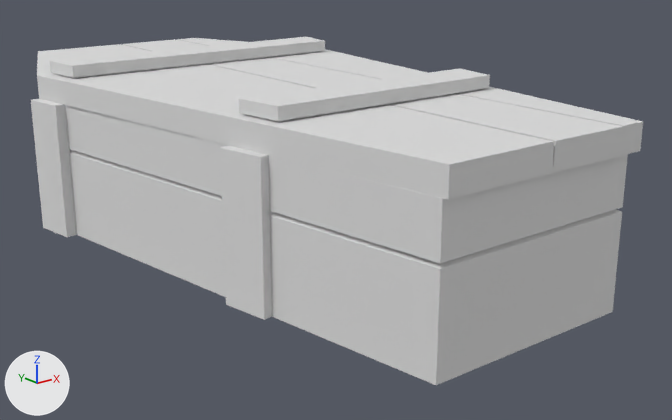
Renders of the glTF model models/ultimate-pack/low-poly-10/t/fantasy-coffin-wood.glb from each side of a commit.
One viewpoint serves both versions: a 50 mm lens placed at (-1.459, -2.105, 0.869), pointed at (0.106, -0.149, 0.086). The axes (+X, +Y, +Z) are drawn at lower left. The lights are the same throughout. The picture after the commit comes second. Where no turn or scale is listed for an object, it has been applied to the vertices.

Objects in the first picture: 'coffin-wood-base', 'coffin-wood-cover'.
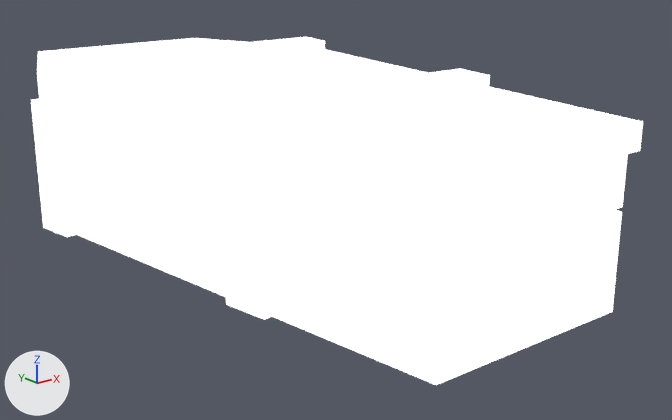
Boxes (x1, y1, x2, y2) around the edits, measured in the pictures (672 x 420 px):
```json
{"object": "coffin-wood-base", "change": "recoloured, surface changed", "before": [31, 99, 628, 385], "after": [31, 99, 628, 385], "on screen": "lighter"}
{"object": "coffin-wood-cover", "change": "recoloured, surface changed", "before": [37, 37, 643, 200], "after": [37, 37, 643, 200], "on screen": "lighter"}
```

Edits to the scene script, one JSON object a line:
```json
{"op": "set", "path": "mat_lowpoly_colors.base_color", "old": "(0.8, 0.8, 0.8)", "new": "(1.0, 1.0, 1.0)", "note": "white #e7e7e7 -> white #ffffff"}
{"op": "add", "block": "mat_lowpoly_colors", "code": "mat_lowpoly_colors.emission_strength = 1.0"}
```
